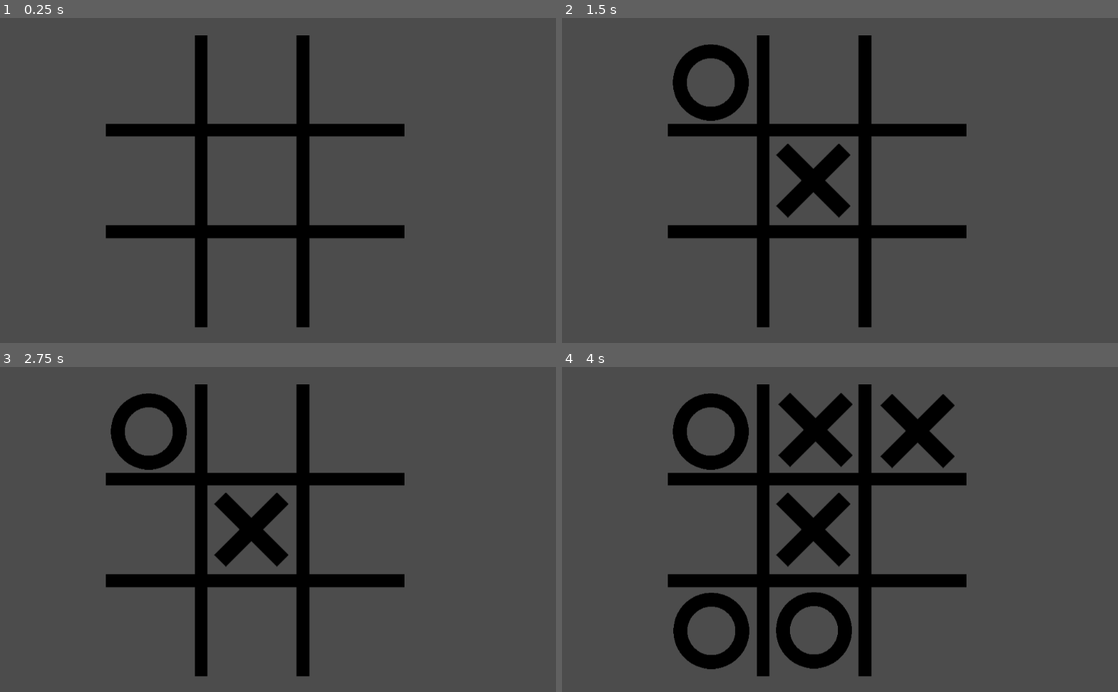
Above: before the commit, frames 1-4 (two rows, left to right).
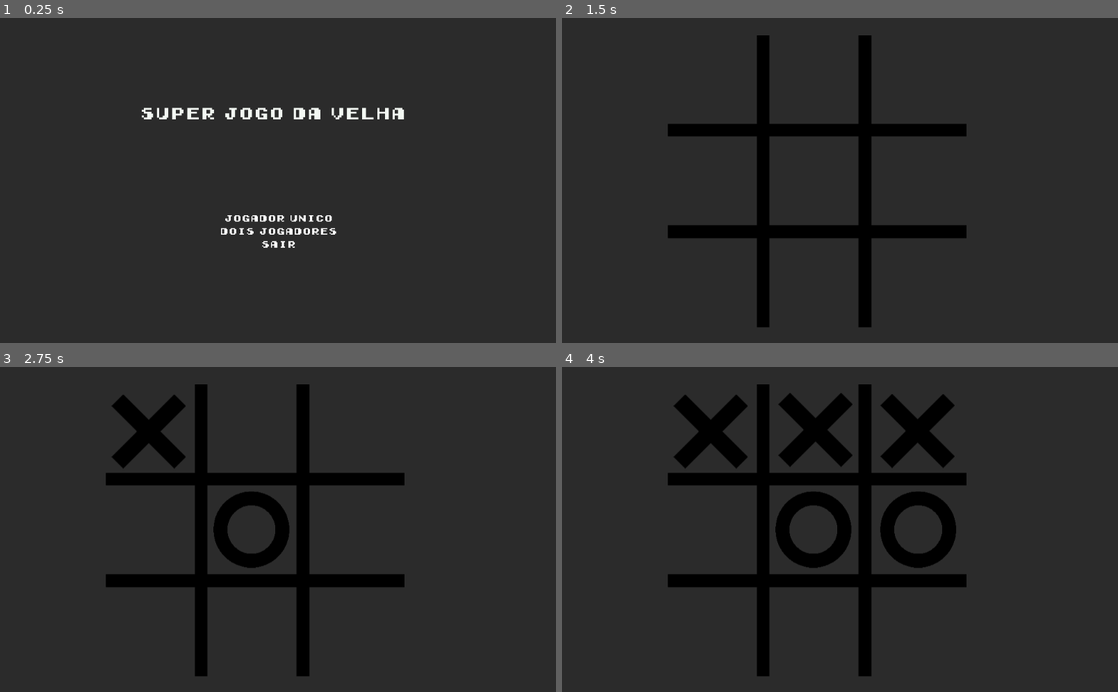
Above: after the commit, the same moments.

Repository: jdorres/espjogos2022-tic-tac-toe
Game: Godot game, scene res://Scenes/GameManager.tscn
Same seed, same stepped clock (60 frames per second), same inputs: the game is played once before the commit and once after it.
Inputs (mouse positions are in pixels of both pictures, inside the frame that each line leads up to):
- Up to frame 1 (0.25 s): no input
- Up to frame 2 (1.5 s): click (840, 219) at 0.5 s, where only the run after the commit has a clickable "Jogador Unico"; click (845, 180) at 1.25 s, where only the run after the commit has a clickable "Facil"
- Up to frame 3 (2.75 s): tap Enter at 2 s; move the mouse to (150, 432) at 2.02 s; click (150, 432) at 2.17 s
- Up to frame 4 (4 s): tap Space at 2.75 s; move the mouse to (817, 428) at 2.77 s; click (817, 428) at 2.92 s; tap Enter at 3.5 s; move the mouse to (917, 432) at 3.52 s; click (917, 432) at 3.67 s

The runs differ from the first frame. In frame 1, 99% of the frame differs, in the area x 0-100%, y 0-100%; in frame 2, 92%; in frame 3, 91%; in frame 4, 87%.

Commit message:
terminada interface minima, selecao de dificuldade, multiplayer

Diff:
--- a/Scenes/GameManager.tscn
+++ b/Scenes/GameManager.tscn
@@ -7,10 +7,16 @@
 [ext_resource path="res://Sprites/circle.png" type="Texture" id=5]
 [ext_resource path="res://Scenes/BoardPiece.tscn" type="PackedScene" id=6]
 [ext_resource path="res://Scripts/BoardManager.gd" type="Script" id=7]
+[ext_resource path="res://Scripts/GameManager.gd" type="Script" id=8]
+[ext_resource path="res://Scripts/Menu.gd" type="Script" id=9]
+[ext_resource path="res://Sprites/gameboy_theme.tres" type="Theme" id=10]
+[ext_resource path="res://Sprites/gameboyfont.tres" type="DynamicFont" id=11]
 
 [node name="GameManager" type="Node2D"]
+script = ExtResource( 8 )
 
 [node name="BoardManager" type="Node2D" parent="."]
+visible = false
 script = ExtResource( 7 )
 
 [node name="0-0" parent="BoardManager" instance=ExtResource( 6 )]
@@ -64,3 +70,109 @@
 
 [node name="PlayerIA" type="Node2D" parent="BoardManager"]
 script = ExtResource( 1 )
+
+[node name="MainMenu" type="Control" parent="."]
+anchor_left = 0.5
+anchor_top = 0.5
+anchor_right = 0.5
+anchor_bottom = 0.5
+margin_left = 3.0
+margin_top = 143.0
+margin_right = 1024.0
+margin_bottom = 601.0
+script = ExtResource( 9 )
+
+[node name="Menu1" type="VBoxContainer" parent="MainMenu"]
+anchor_left = 0.5
+anchor_top = 1.0
+anchor_right = 0.5
+anchor_bottom = 1.0
+margin_left = -112.0
+margin_top = -241.0
+margin_right = 114.0
+
+[node name="SinglePlayerButton" type="Button" parent="MainMenu/Menu1"]
+margin_right = 226.0
+margin_bottom = 20.0
+theme = ExtResource( 10 )
+text = "Jogador Unico"
+
+[node name="MultiplayerButton" type="Button" parent="MainMenu/Menu1"]
+margin_top = 24.0
+margin_right = 226.0
+margin_bottom = 44.0
+theme = ExtResource( 10 )
+text = "Dois Jogadores"
+
+[node name="QuitButton" type="Button" parent="MainMenu/Menu1"]
+margin_top = 48.0
+margin_right = 226.0
+margin_bottom = 68.0
+theme = ExtResource( 10 )
+text = "Sair"
+
+[node name="Title" type="Label" parent="MainMenu"]
+anchor_left = 0.5
+anchor_right = 0.5
+margin_left = -252.5
+margin_top = 16.0
+margin_right = 285.5
+margin_bottom = 99.0
+theme = ExtResource( 10 )
+text = "SUPER JOGO DA VELHA"
+
+[node name="SubMenu" type="Control" parent="."]
+visible = false
+margin_left = 7.0
+margin_top = 1.0
+margin_right = 1028.0
+margin_bottom = 603.0
+
+[node name="Menu" type="VBoxContainer" parent="SubMenu"]
+anchor_left = 0.5
+anchor_top = 1.0
+anchor_right = 0.5
+anchor_bottom = 1.0
+margin_left = -188.0
+margin_top = -364.0
+margin_right = 188.0
+
+[node name="LabelDIfficulty" type="Label" parent="SubMenu/Menu"]
+margin_right = 376.0
+margin_bottom = 20.0
+custom_fonts/font = ExtResource( 11 )
+text = "Selecione  a dificuldade:"
+
+[node name="LabelEmpty" type="Label" parent="SubMenu/Menu"]
+margin_top = 24.0
+margin_right = 376.0
+margin_bottom = 44.0
+custom_fonts/font = ExtResource( 11 )
+
+[node name="EasyButton" type="Button" parent="SubMenu/Menu"]
+margin_top = 48.0
+margin_right = 376.0
+margin_bottom = 68.0
+theme = ExtResource( 10 )
+text = "Facil"
+
+[node name="MediumButton" type="Button" parent="SubMenu/Menu"]
+margin_top = 72.0
+margin_right = 376.0
+margin_bottom = 92.0
+theme = ExtResource( 10 )
+text = "Mediano"
+
+[node name="HardButton" type="Button" parent="SubMenu/Menu"]
+margin_top = 96.0
+margin_right = 376.0
+margin_bottom = 116.0
+theme = ExtResource( 10 )
+text = "Dificil"
+
+[connection signal="pressed" from="MainMenu/Menu1/SinglePlayerButton" to="." method="_on_SinglePlayerButton_pressed"]
+[connection signal="pressed" from="MainMenu/Menu1/MultiplayerButton" to="." method="_on_MultiplayerButton_pressed"]
+[connection signal="pressed" from="MainMenu/Menu1/QuitButton" to="." method="_on_QuitButton_pressed"]
+[connection signal="pressed" from="SubMenu/Menu/EasyButton" to="." method="_on_EasyButton_pressed"]
+[connection signal="pressed" from="SubMenu/Menu/MediumButton" to="." method="_on_MediumButton_pressed"]
+[connection signal="pressed" from="SubMenu/Menu/HardButton" to="." method="_on_HardButton_pressed"]
--- /dev/null
+++ b/Scenes/Menu.tscn
@@ -0,0 +1,55 @@
+[gd_scene load_steps=2 format=2]
+
+[sub_resource type="GDScript" id=1]
+script/source = "extends Control
+
+
+# Declare member variables here. Examples:
+# var a = 2
+# var b = \"text\"
+
+
+# Called when the node enters the scene tree for the first time.
+func _ready():
+	pass # Replace with function body.
+
+
+# Called every frame. 'delta' is the elapsed time since the previous frame.
+#func _process(delta):
+#	pass
+
+
+func _on_StartButton_pressed():
+	get_tree().change_scene(\"res://Scenes/GameManager.tscn\")
+"
+
+[node name="Menu" type="Control"]
+anchor_right = 1.0
+anchor_bottom = 1.0
+script = SubResource( 1 )
+
+[node name="VBoxContainer" type="VBoxContainer" parent="."]
+anchor_top = 1.0
+anchor_bottom = 1.0
+margin_left = 50.0
+margin_top = -114.0
+margin_right = 61.0
+
+[node name="StartButton" type="Button" parent="VBoxContainer"]
+margin_right = 61.0
+margin_bottom = 20.0
+text = "Jogar"
+
+[node name="OptionsButton" type="Button" parent="VBoxContainer"]
+margin_top = 24.0
+margin_right = 61.0
+margin_bottom = 44.0
+text = "Opções"
+
+[node name="QuitButton" type="Button" parent="VBoxContainer"]
+margin_top = 48.0
+margin_right = 61.0
+margin_bottom = 68.0
+text = "Sair"
+
+[connection signal="pressed" from="VBoxContainer/StartButton" to="." method="_on_StartButton_pressed"]
--- a/Scripts/BoardManager.gd
+++ b/Scripts/BoardManager.gd
@@ -7,12 +7,10 @@
 var current_player
 var game_ended
 var player_ia
+var game_mode #multi/easy/medium/hard
 
-#NEW
-#var ai_player_node
-
-#ao iniciar: carrega o jogo
-func _ready():
+func start_game(mode):
+	game_mode = mode
 	player_ia = get_node("PlayerIA")
 	#preenche as posições
 	board_nodes = []
@@ -33,11 +31,11 @@
 			board_nodes[line][column].set_player(0);
 
 func node_clicked(line, column, field_value):
-	#verifica se a casa já não está ocupada
-	if(field_value != 0):
-		print("Este campo já foi selecionado. Tente outro.")
-		return
-	make_move(line, column, current_player)
+	if !game_ended:
+		if(field_value != 0):
+			print("Este campo já foi selecionado. Tente outro.")
+		else:
+			make_move(line, column, current_player)
 
 func make_move(line, column, player):
 	board_nodes[line][column].set_player(player)
@@ -55,24 +53,25 @@
 
 	if(current_player == 1):
 		current_player = 2
-		ia_plays()
 
-		#TODO: corrigir repetição de código
-		# Verifica se o jogo terminou
-		winning_player = check_winner();
-		if(winning_player == 3):
-			game_ended = true;
-			print("Deu Velha!")
-			return
-		if(winning_player > 0 and winning_player < 3):
-			game_ended = true
-			print("Jogador %d venceu!" % winning_player)
-			return
-		else:
-			current_player = 1
+		if game_mode != 'multi':
+			ia_plays()
+			#TODO: corrigir repetição de código
+			# Verifica se o jogo terminou
+			winning_player = check_winner();
+			if(winning_player == 3):
+				game_ended = true;
+				print("Deu Velha!")
+				return
+			if(winning_player > 0 and winning_player < 3):
+				game_ended = true
+				print("Jogador %d venceu!" % winning_player)
+				return
+			else:
+				current_player = 1
 
 func ia_plays():
-	player_ia.plays(board_nodes, board_size_lines, board_size_columns)
+	player_ia.plays(board_nodes, board_size_lines, board_size_columns, game_mode)
 	current_player = 1
 
 
@@ -110,20 +109,17 @@
 	return 0;
 
 
-# Verifica se uma linha inteira está marcada como um certo player
 func check_line(line, player):
 	for column in range(board_size_columns):
 		if(board_nodes[line][column].get_player() != player):
 			return false;
 	return true;
 
-# Verifica se uma coluna inteira está marcada como um certo player
 func check_column(column, player):
 	for line in range(board_size_lines):
 		if(board_nodes[line][column].get_player() != player):
 			return false;
 	return true;
-
 
 func check_diagonal(diagonal, player):
 	# Percorre as linhas
--- /dev/null
+++ b/Scripts/GameManager.gd
@@ -0,0 +1,44 @@
+extends Node2D
+
+var board_manager
+var main_menu
+var sub_menu
+
+func _ready():
+	board_manager = get_node("BoardManager")
+	main_menu = get_node("MainMenu")
+	sub_menu = get_node("SubMenu")
+
+
+func _on_QuitButton_pressed():
+	get_tree().quit()
+
+
+func _on_MultiplayerButton_pressed():
+	main_menu.visible = false
+	board_manager.visible = true
+	board_manager.start_game("multi")
+
+
+func _on_SinglePlayerButton_pressed():
+	main_menu.visible = false
+	sub_menu.visible = true
+
+
+func _on_EasyButton_pressed():
+	sub_menu.visible = false
+	board_manager.visible = true
+	board_manager.start_game("easy")
+
+
+
+func _on_MediumButton_pressed():
+	sub_menu.visible = false
+	board_manager.visible = true
+	board_manager.start_game("medium")
+
+
+func _on_HardButton_pressed():
+	sub_menu.visible = false
+	board_manager.visible = true
+	board_manager.start_game("hard")
--- /dev/null
+++ b/Scripts/Menu.gd
@@ -0,0 +1,16 @@
+extends Control
+
+
+# Declare member variables here. Examples:
+# var a = 2
+# var b = "text"
+
+
+# Called when the node enters the scene tree for the first time.
+func _ready():
+	pass # Replace with function body.
+
+
+# Called every frame. 'delta' is the elapsed time since the previous frame.
+#func _process(delta):
+#	pass
--- a/Scripts/PlayerIA.gd
+++ b/Scripts/PlayerIA.gd
@@ -1,19 +1,29 @@
 extends Node2D
 
-func _ready():
-	pass # Replace with function body.
+func plays(board_nodes, board_size_lines, board_size_columns, game_mode):
+	match game_mode:
+		'easy':
+			if (randi() % 9) < 6:
+				print('easy - random')
+				play_random_position(board_nodes, board_size_lines, board_size_columns)
+			else:
+				print('easy - minimax')
+				play_mini_max(board_nodes, board_size_lines, board_size_columns)
+		'medium':
+			if (randi() % 9) < 4:
+				print('medium - minimax')
+				play_random_position(board_nodes, board_size_lines, board_size_columns)
+			else:
+				print('medium - minimax')
+				play_mini_max(board_nodes, board_size_lines, board_size_columns)
+		_:
+			print('hard - minimax')
+			play_mini_max(board_nodes, board_size_lines, board_size_columns)
 
-
-func plays(board_nodes, board_size_lines, board_size_columns):
-	#play_first_free_position(board_nodes, board_size_lines, board_size_columns)
-	play_mini_max(board_nodes, board_size_lines, board_size_columns)
-
-func play_first_free_position(board_nodes, board_size_lines, board_size_columns):
-	for line in range(board_size_lines):
-		for column in range(board_size_columns):
-			if(board_nodes[line][column].get_player() == 0):
-				board_nodes[line][column].set_player(2)
-				return
+func play_random_position(board_nodes, board_size_lines, board_size_columns):
+	var free_spaces  = free_spaces(board_nodes, board_size_lines, board_size_columns)
+	var rand_pos = free_spaces[(randi() % free_spaces.size())]
+	board_nodes[rand_pos[0]][rand_pos[1]].set_player(2)
 
 func play_mini_max(board_nodes, board_size_lines, board_size_columns):
 	var free_spaces  = free_spaces(board_nodes, board_size_lines, board_size_columns)
--- /dev/null
+++ b/Sprites/gameboy_theme.tres
@@ -0,0 +1,26 @@
+[gd_resource type="Theme" load_steps=8 format=2]
+
+[ext_resource path="res://Sprites/gameboylabelfont.tres" type="DynamicFont" id=1]
+[ext_resource path="res://Sprites/gameboyfont.tres" type="DynamicFont" id=2]
+
+[sub_resource type="StyleBoxEmpty" id=2]
+
+[sub_resource type="StyleBoxEmpty" id=3]
+
+[sub_resource type="StyleBoxEmpty" id=4]
+
+[sub_resource type="StyleBoxEmpty" id=1]
+
+[sub_resource type="StyleBoxEmpty" id=5]
+
+[resource]
+Button/colors/font_color = Color( 1, 1, 1, 1 )
+Button/colors/font_color_hover = Color( 0.6, 0.603922, 0.6, 1 )
+Button/fonts/font = ExtResource( 2 )
+Button/styles/disabled = SubResource( 2 )
+Button/styles/focus = SubResource( 3 )
+Button/styles/hover = SubResource( 4 )
+Button/styles/normal = SubResource( 1 )
+Button/styles/pressed = SubResource( 5 )
+Label/colors/font_color = Color( 0.956863, 0.976471, 0.956863, 1 )
+Label/fonts/font = ExtResource( 1 )
--- /dev/null
+++ b/Sprites/gameboyfont.tres
@@ -0,0 +1,6 @@
+[gd_resource type="DynamicFont" load_steps=2 format=2]
+
+[ext_resource path="res://Sprites/game-boy-style/Early GameBoy.ttf" type="DynamicFontData" id=1]
+
+[resource]
+font_data = ExtResource( 1 )
--- /dev/null
+++ b/Sprites/gameboylabelfont.tres
@@ -0,0 +1,7 @@
+[gd_resource type="DynamicFont" load_steps=2 format=2]
+
+[ext_resource path="res://Sprites/game-boy-style/Early GameBoy.ttf" type="DynamicFontData" id=1]
+
+[resource]
+size = 28
+font_data = ExtResource( 1 )
--- a/project.godot
+++ b/project.godot
@@ -14,6 +14,11 @@
 run/main_scene="res://Scenes/GameManager.tscn"
 config/icon="res://icon.png"
 
+[global]
+
+render=false
+color=false
+
 [gui]
 
 common/drop_mouse_on_gui_input_disabled=true
@@ -24,4 +29,5 @@
 
 [rendering]
 
+environment/default_clear_color=Color( 0.172549, 0.172549, 0.172549, 1 )
 environment/default_environment="res://default_env.tres"
Not shown: 1 places in Scenes/GameManager.tscn that only renumber resources
Binary file added: Sprites/game-boy-style/Early GameBoy.ttf
Binary file added: Sprites/game-boy-style/color-palette.png
Not shown, added: Sprites/game-boy-style/color-palette.png.import
Not shown, added: Sprites/game-boy-style/sprites.kra
Not shown, added: Sprites/game-boy-style/sprites.kra~
